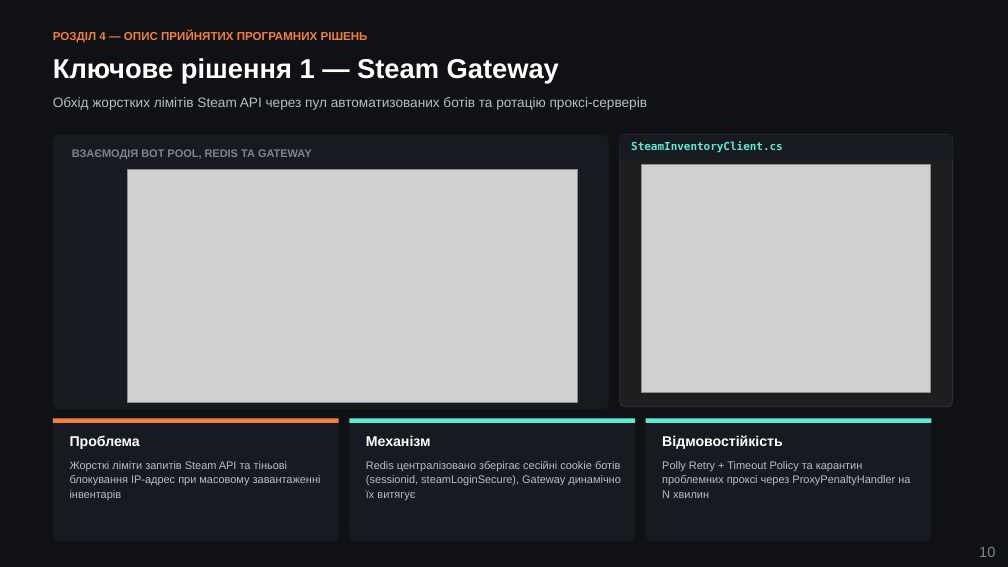
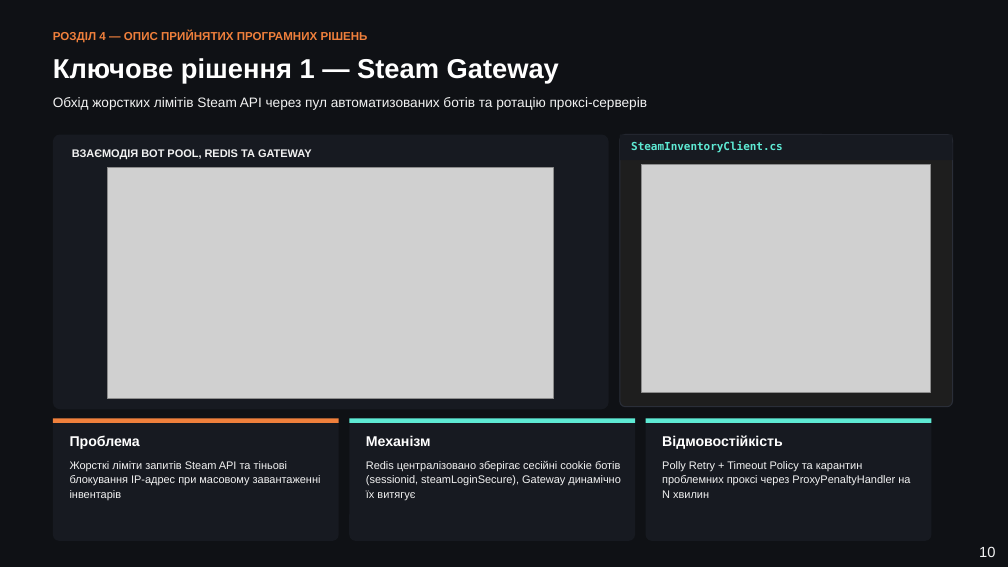
Before and after one commit to NureRazinkovYevhenii/2026_B_PI_PZPI-22-5_Razinkov_Y_O, a slide deck: slide 10 of 2026_Б_ПІ_ ПЗПІ-22-5 _Разіньков_Є_О.pptx. Drawn at 1008x567 pixels with LibreOffice and Linux fonts; fonts in the diff are those of the drawing; grey boxes stand for pictures. Boxes give left, top, right and bottom in pixels: in the first picture for what was removed or moved away, otherwise in the second. Text is boxed around its words. In the diff, an @@ line names an element or a change of style, - is before the commit and + after.

```diff
--- a/2026_Б_ПІ_ ПЗПІ-22-5 _Разіньков_Є_О.pptx
+++ b/2026_Б_ПІ_ ПЗПІ-22-5 _Разіньков_Є_О.pptx
@@ text "ВЗАЄМОДІЯ BOT POOL, REDIS ТА ..." at (72, 149, 312, 159): text colour #7D8393 to #F2F2F2 @@
@@ picture: place and size @@
-picture at (128, 169, 578, 402)
+picture at (107, 168, 554, 399)
@@ text colour #B7BCC7 to #F2F2F2 in 4 elements at (53, 97, 647, 110), (70, 461, 321, 500), (366, 461, 620, 500), (662, 461, 910, 498) @@
@@ text "10" at (979, 546, 995, 557): text colour #7D8393 to #F2F2F2 @@
```
Also in this commit, not shown: 15 other slides changed.
